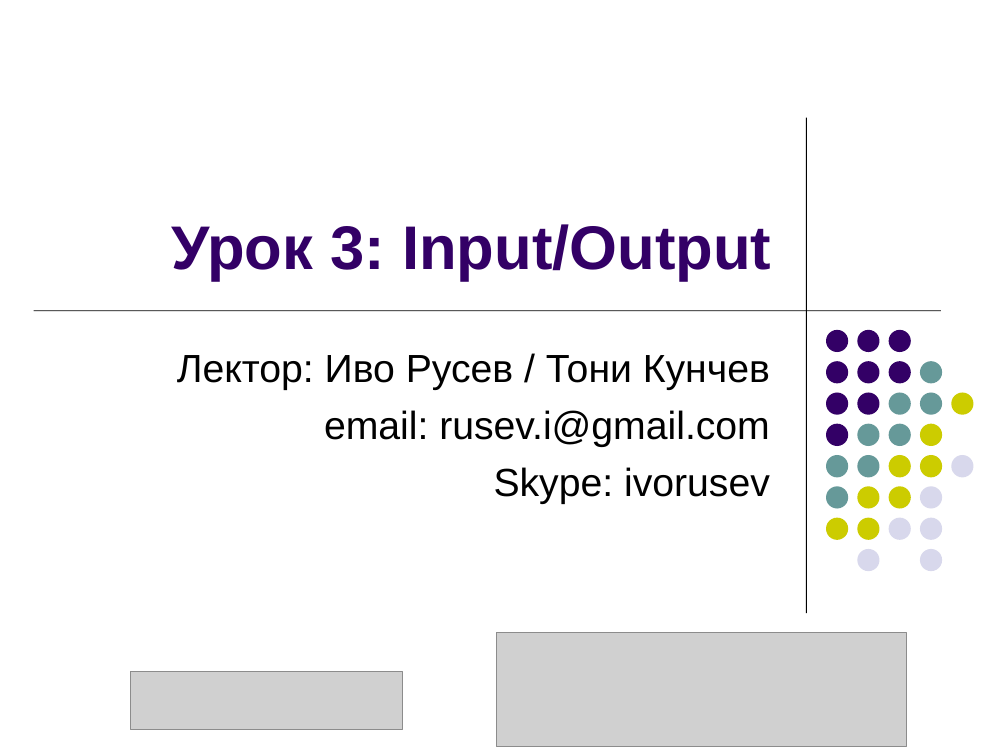
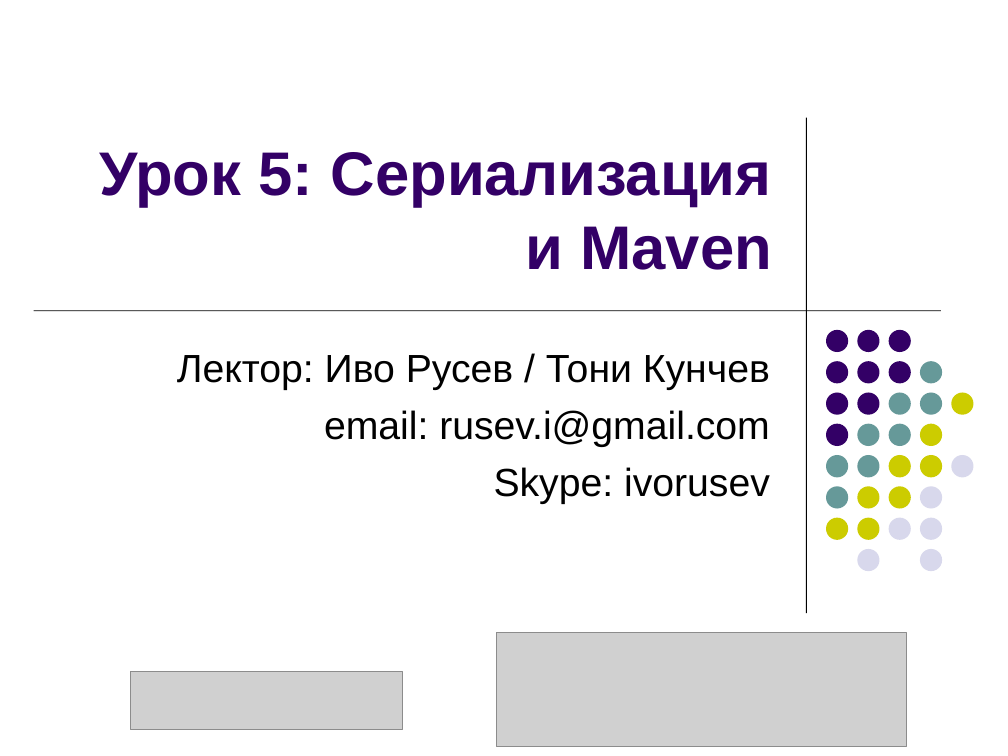
Before and after one commit to ivorusev/startup-factory-java-course, a slide deck: slide 1 of slides/5-Serialization+Maven.ppt. Drawn at 1008x756 pixels with LibreOffice and Linux fonts; fonts in the diff are those of the drawing; grey boxes stand for pictures. Boxes give left, top, right and bottom in pixels: in the first picture for what was removed or moved away, otherwise in the second. Text is boxed around its words. In the diff, an @@ line names an element or a change of style, - is before the commit and + after.

Commit message:
Fixed typos

```diff
--- a/slides/5-Serialization+Maven.ppt
+++ b/slides/5-Serialization+Maven.ppt
@@ title at box(99, 152, 772, 270): text changed @@
-Урок 3: Input/Output
+Урок 5: Сериализация и Maven
```
Also in this commit, not shown: 1 other slide changed.
